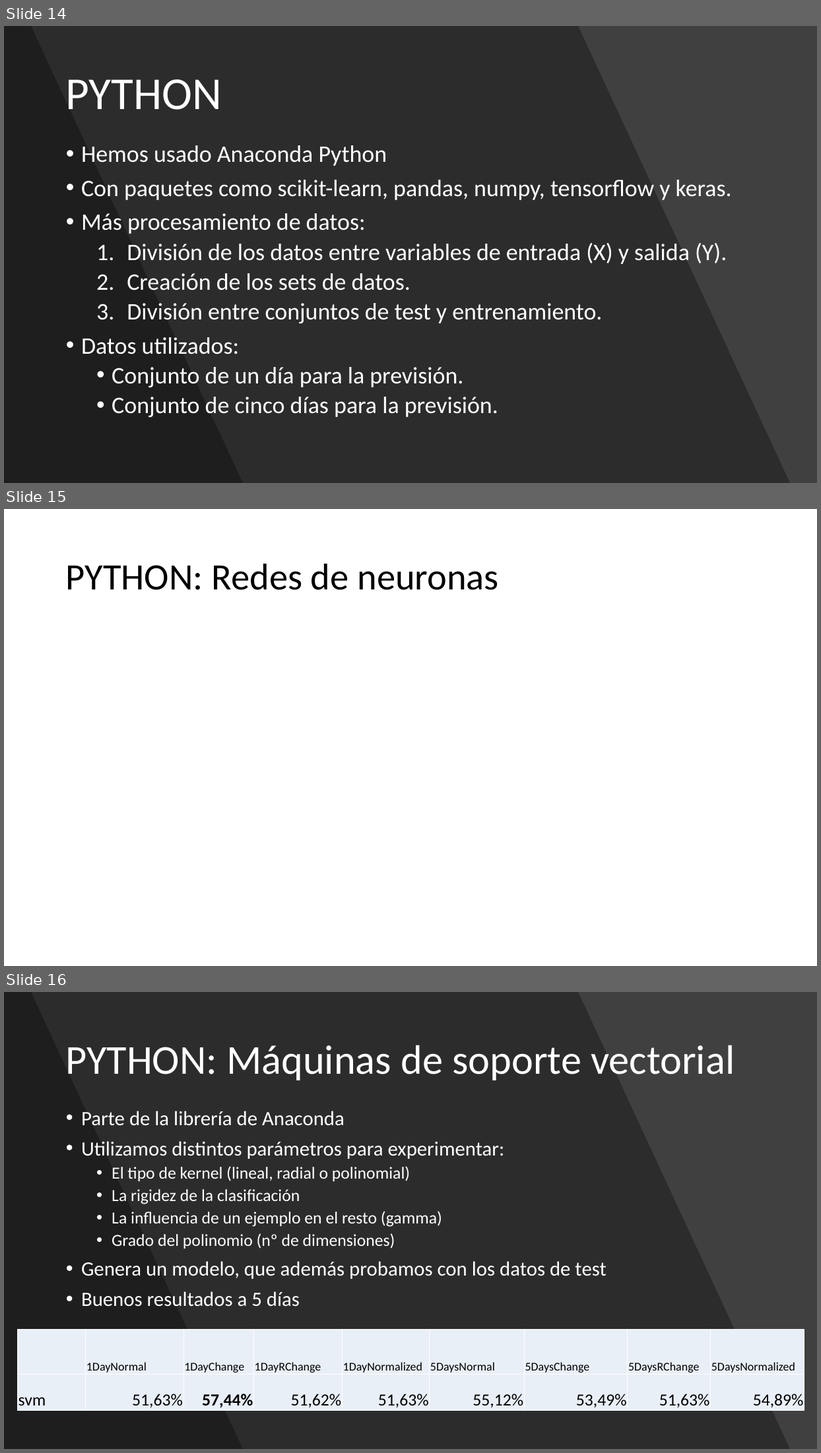
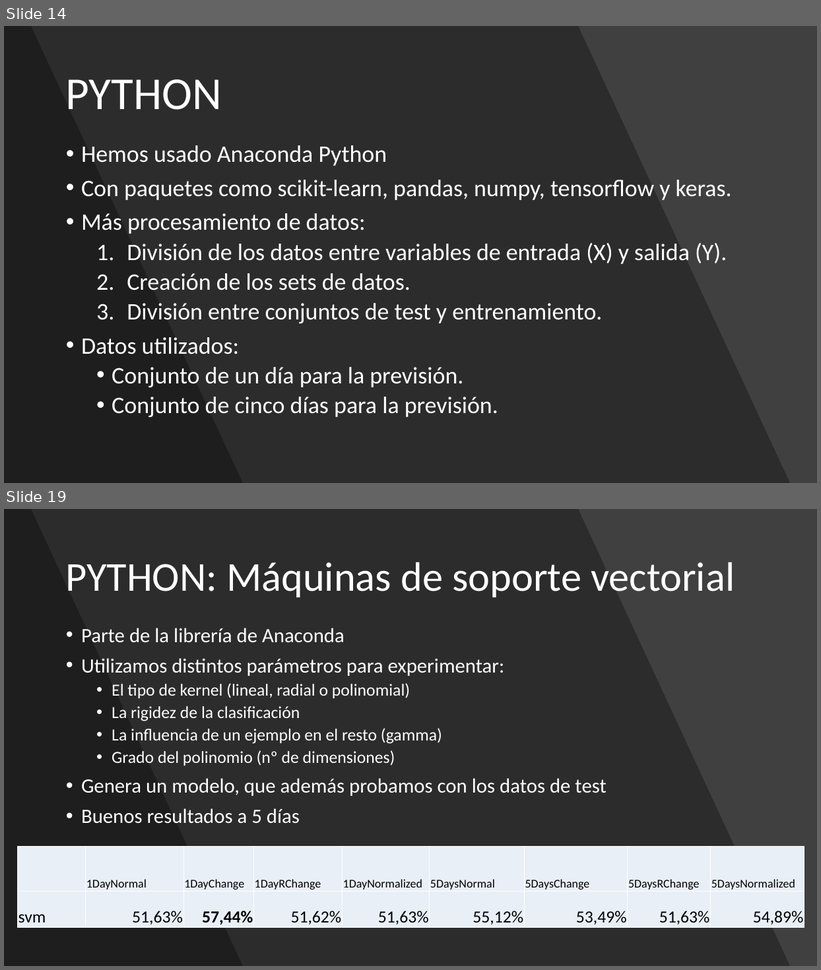
Before and after one commit to adrigrillo/IBEXPredictor, a slide deck: docs/PresentacionFinal.pptx. Shown one above the other, each under a label of ours: slides 14, 15 and 16 before the commit, slides 14 and 19 after it; the slides between them are not shown. The pictures are 821x1453 and 821x970 pixels, drawn with LibreOffice and Linux fonts; fonts in the diff are those of the drawing. Boxes give left, top, right and bottom in pixels: in the first picture for what was removed or moved away, otherwise in the second. Text is boxed around its words. In the diff, an @@ line names an element or a change of style, - is before the commit and + after.

```diff
--- a/docs/PresentacionFinal.pptx
+++ b/docs/PresentacionFinal.pptx
@@ slide 15 removed at (4,509,817,966), background #FFFFFF @@
@@ title removed at (66,563,499,590) @@
-PYTHON: Redes de neuronas
@@ what was slide 16 is now slide 19 @@
```
Also in this commit, not shown: 6 slides changed, 4 slides added.
